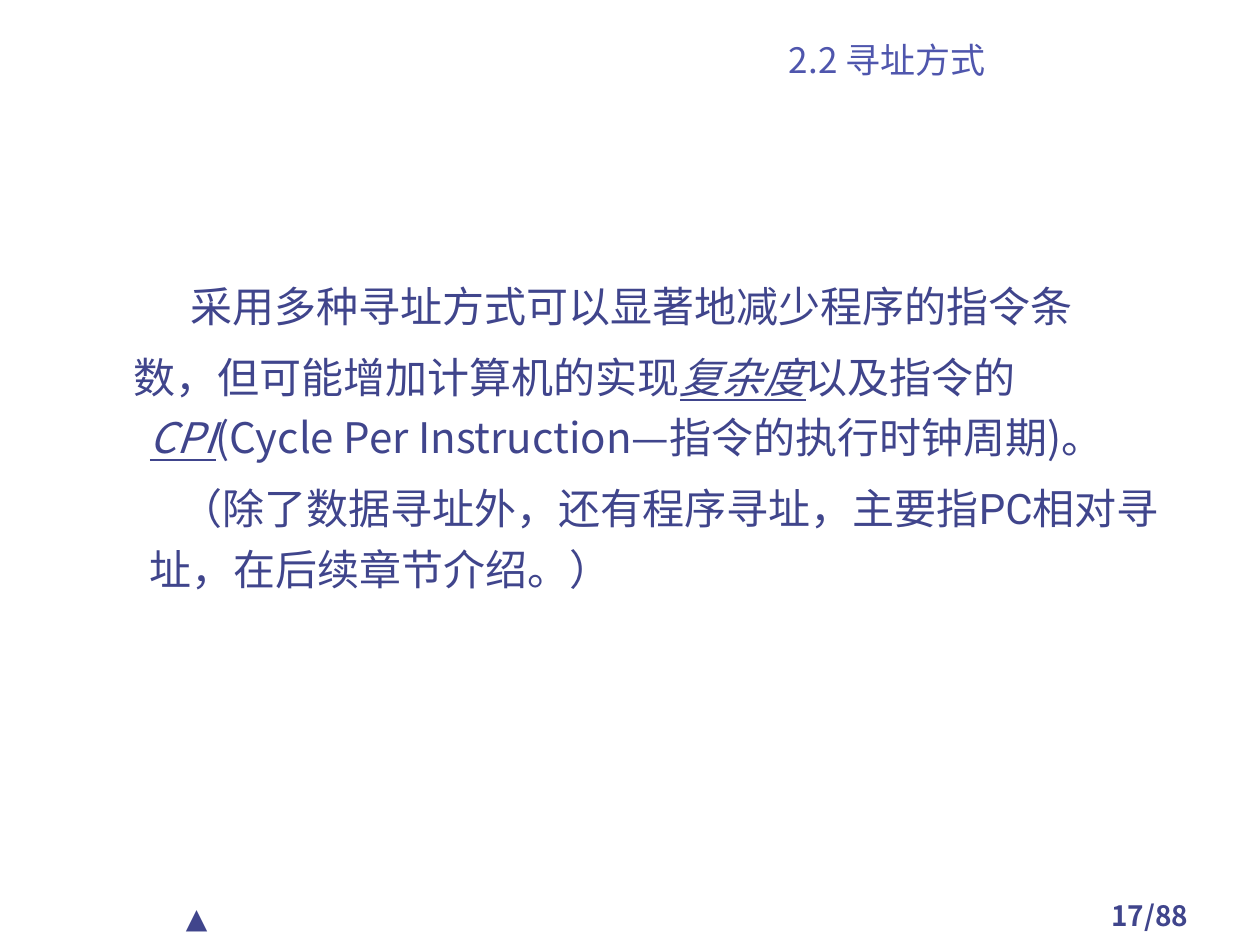
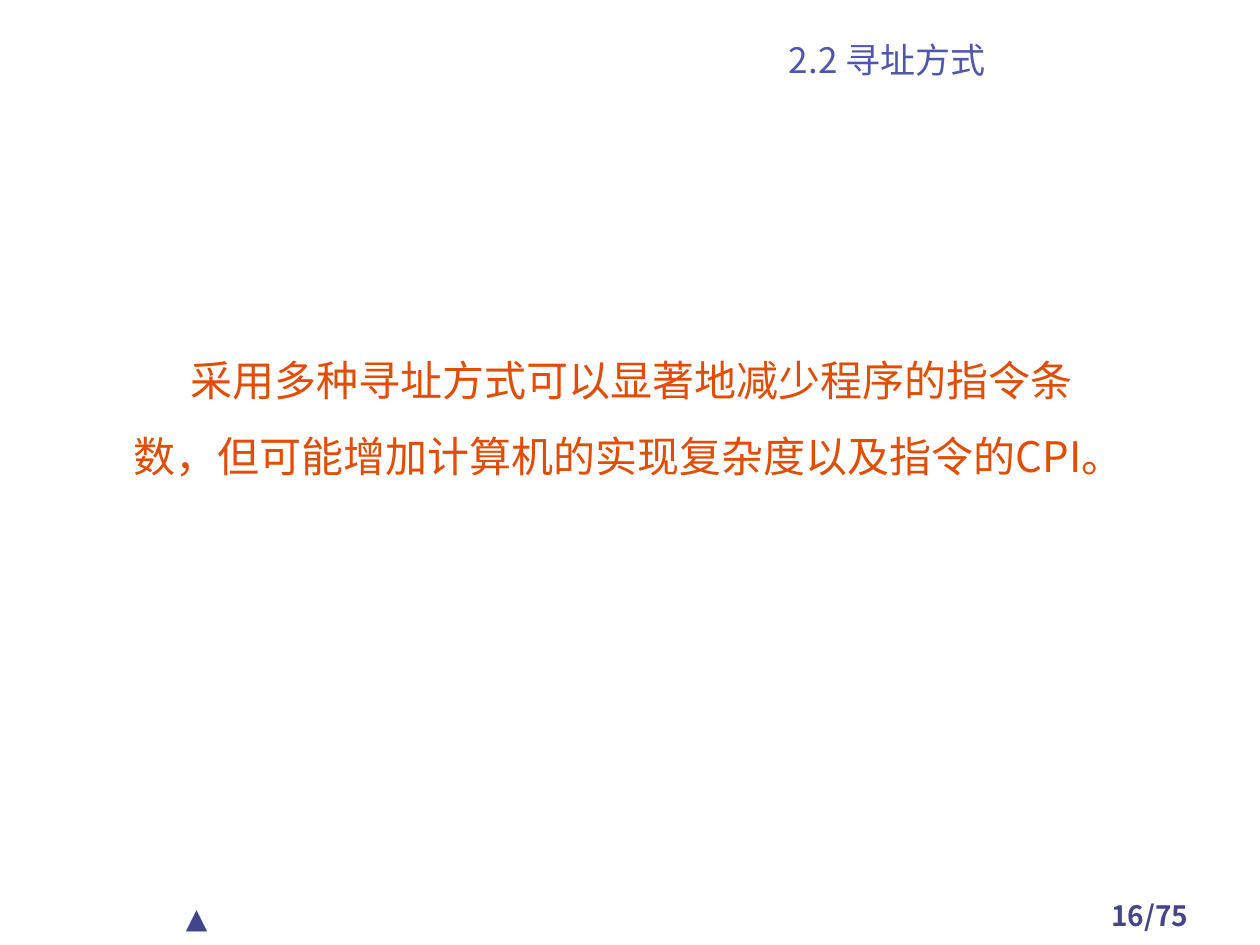
Before and after one commit to TangciuYueng/CA, a slide deck: slide 16 of 第2章 计算机指令集结构.ppt (slide 17 before the commit). Drawn at 1260x945 pixels with LibreOffice and Linux fonts; fonts in the diff are those of the drawing; background and template pictures are left out. Boxes give left, top, right and bottom in pixels: in the first picture for what was removed or moved away, otherwise in the second. Text is boxed around its words. In the diff, an @@ line names an element or a change of style, - is before the commit and + after.

```diff
--- a/第2章 计算机指令集结构.ppt
+++ b/第2章 计算机指令集结构.ppt
@@ text "采用多种寻址方式可以显著地减少程序的指令条": place and size @@
-text "采用多种寻址方式可以显著地减少程序的指令条" at bbox=[134, 286, 1159, 590]
+text "采用多种寻址方式可以显著地减少程序的指令条" at bbox=[134, 360, 1124, 477]
@@ text at bbox=[190, 360, 1072, 400]: text colour #40458C to #E24C05 in "采用多种寻址方式可以显著地减少程序的指令条"; line spacing 1.2 to 1.3 @@
@@ text at bbox=[134, 436, 1124, 477]: text changed; text colour #40458C to #E24C05 @@
-数，但可能增加计算机的实现复杂度以及指令的CPI(Cycle Per Instruction—指令的执行时钟周期)。
-（除了数据寻址外，还有程序寻址，主要指PC相对寻址，在后续章节介绍。）
+数，但可能增加计算机的实现复杂度以及指令的CPI。
@@ page number at bbox=[1111, 903, 1188, 931]: text changed @@
-17/88
+16/75
```
Also in this commit, not shown: 47 other slides changed, 1 slide added, 13 slides removed, 17 other files.
